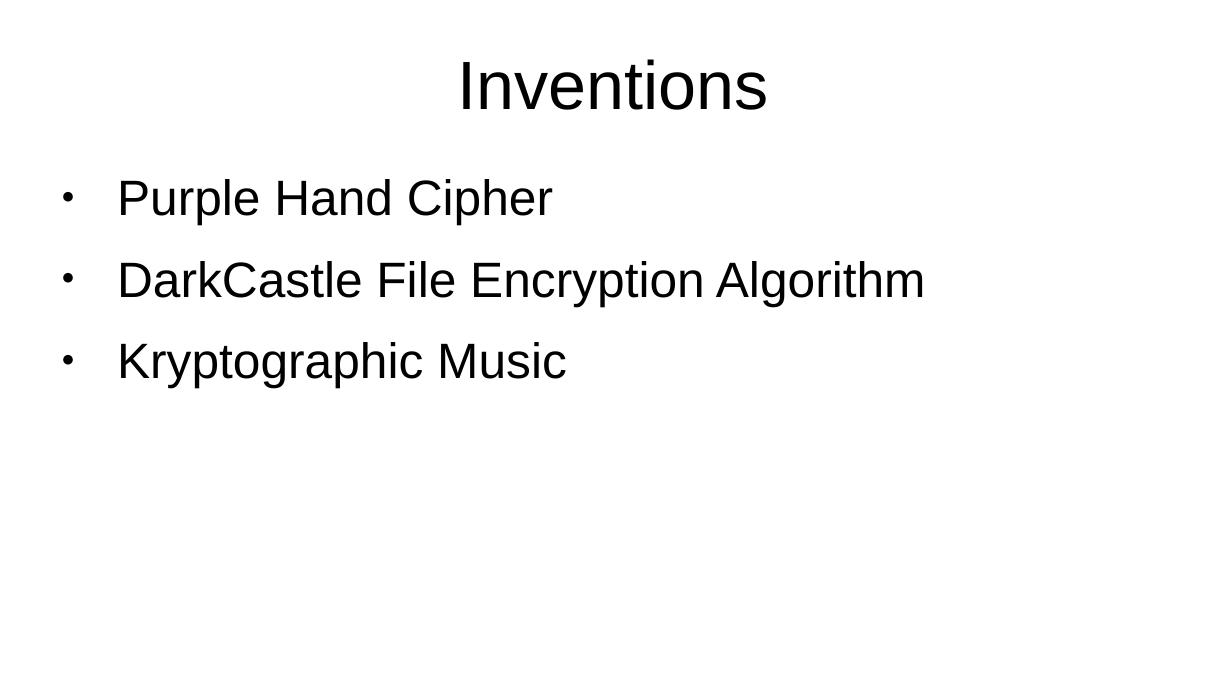
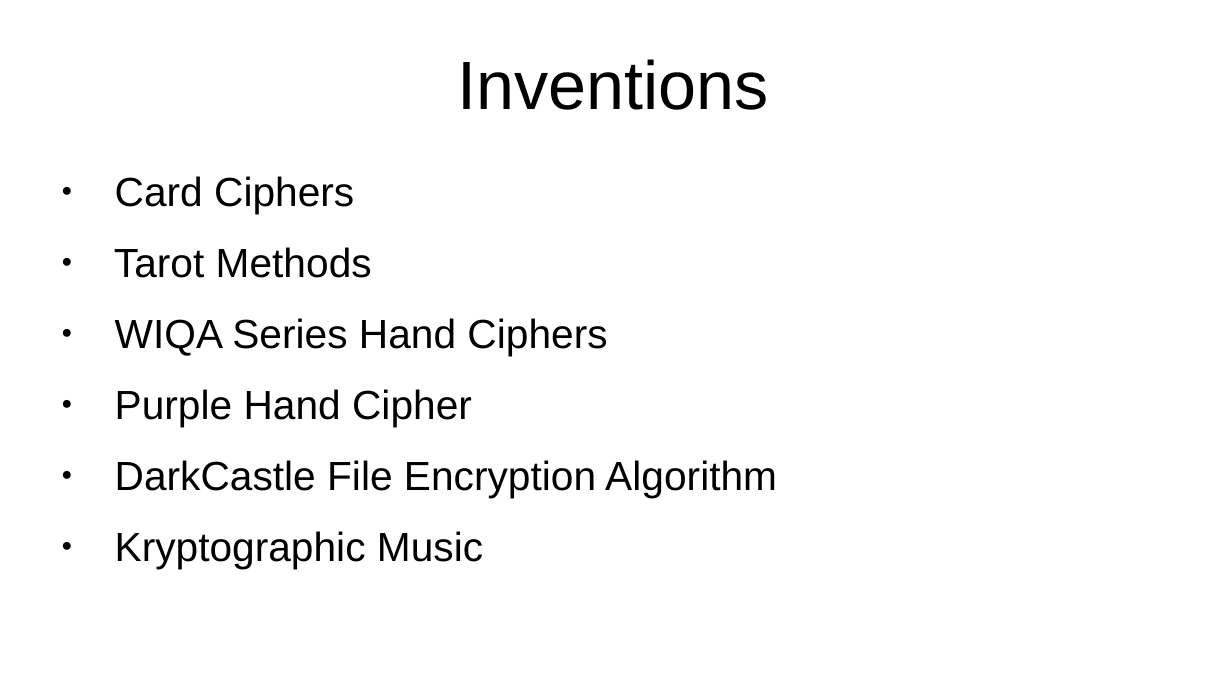
Before and after one commit to pvial00/Pitch, a slide deck: slide 4 of KryptoMagick Pitch.pptx. Drawn at 1232x693 pixels with LibreOffice and Linux fonts; fonts in the diff are those of the drawing. Boxes give left, top, right and bottom in pixels: in the first picture for what was removed or moved away, otherwise in the second. Text is boxed around its words. In the diff, an @@ line names an element or a change of style, - is before the commit and + after.

```diff
--- a/KryptoMagick Pitch.pptx
+++ b/KryptoMagick Pitch.pptx
@@ text at [114, 176, 607, 356]: paragraphs added @@
+● Card Ciphers
+● Tarot Methods
+● WIQA Series Hand Ciphers
@@ text at [115, 389, 777, 568]: size 32 to 26.2 pt in "Purple Hand Cipher", "DarkCastle File Encryption Algorithm", "Kryptographic Music" @@
```
Also in this commit, not shown: 2 other slides changed, 3 slides added, 1 slide removed, 1 other file.
